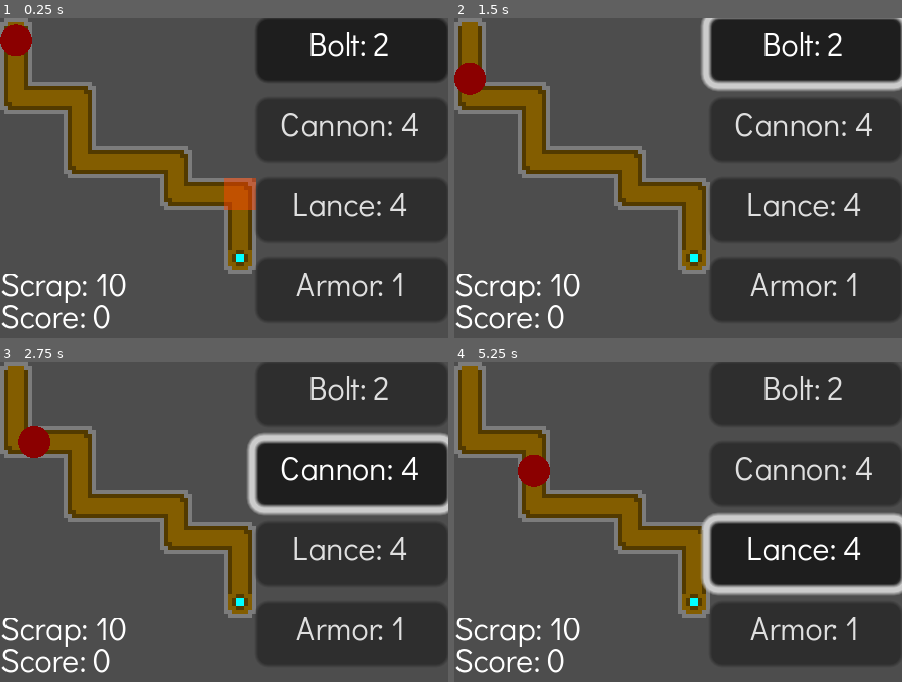
Above: before the commit, frames 1-4 (two rows, left to right).
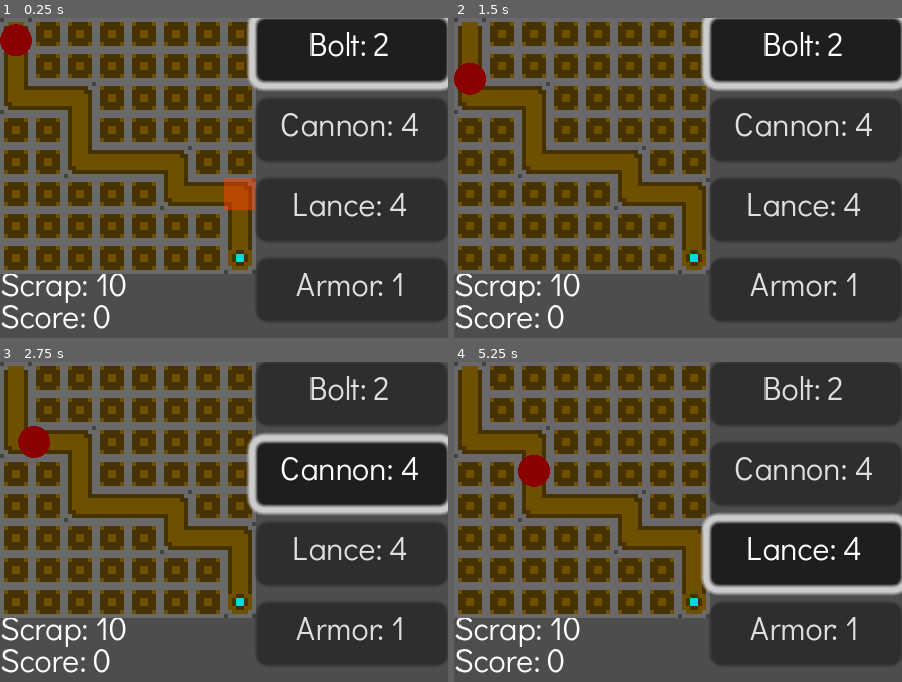
Above: after the commit, the same moments.

Repository: the-alex-g/LD53
Game: Godot game, scene res://main/main.tscn
Same seed, same stepped clock (60 frames per second), same inputs: the game is played once before the commit and once after it.
Inputs:
- Up to frame 1 (0.25 s): no input
- Up to frame 2 (1.5 s): click "Armor: 1" at 0.5 s; click "Bolt: 2" at 1.25 s
- Up to frame 3 (2.75 s): click "Cannon: 4" at 2 s
- Up to frame 4 (5.25 s): click "Lance: 4" at 2.75 s; click "Bolt: 2" at 3.5 s; click "Cannon: 4" at 4.25 s; click "Lance: 4" at 5 s

The runs differ from the first frame. In frame 1, 37% of the frame differs, in the area x 0-100%, y 0-80%; in frame 2, 35%; in frame 3, 35%; in frame 4, 35%.

Commit message:
Add map tiles and change art

Diff:
--- a/project/main/hud.gd
+++ b/project/main/hud.gd
@@ -12,6 +12,7 @@
 
 func _ready()->void:
 	_bolt_button.button_pressed = true
+	_bolt_button.grab_focus()
 
 
 func _on_main_update_scrap(value:int)->void:
--- a/project/main/main.gd
+++ b/project/main/main.gd
@@ -18,6 +18,8 @@
 	Towers.CANNON:"cannon",
 	Towers.LANCE:"lance",
 }
+# Towers.ARMOR is missing from TOWER_STRINGS
+# because it does not need a name for loading purposes.
 
 var _unit_path_points : PackedVector2Array = []
 var _can_place := false
@@ -71,8 +73,12 @@
 		_can_place = false
 
 
+func _start_game()->void:
+	for child in _enemy_path.get_children():
+		child.queue_free()
+	_enemies_created = 0
+	_towers.clear()
 
-func _start_game()->void:
 	_generate_enemy_path()
 	_create_enemy()
 	_set_score(0)
@@ -97,8 +103,10 @@
 
 	_generate_map(_unit_path_points)
 
+	var new_path := Curve2D.new()
 	for point in _unit_path_points:
-		_enemy_path.curve.add_point((point + Vector2.ONE / 2) * TILE_SIZE)
+		new_path.add_point((point + Vector2.ONE / 2) * TILE_SIZE)
+	_enemy_path.curve = new_path
 
 
 func _create_enemy(upgrades := 0)->void:
@@ -138,11 +146,21 @@
 
 
 func _enemy_reached_end()->void:
-	print("losination on your part!")
+	# blow up all the towers
+	for tower in _towers.values():
+		tower.destroy()
+		await get_tree().create_timer(0.2).timeout
+
+	_start_game()
 
 
 func _generate_map(unit_path_points:PackedVector2Array)->void:
+	_tilemap.clear()
+	for x in MAP_SIZE:
+		for y in MAP_SIZE:
+			_tilemap.set_cell(0, Vector2i(x, y), 1, Vector2i.ZERO)
 	_tilemap.set_cells_terrain_connect(0, unit_path_points, 0, 0)
+
 
 
 func _set_scrap(value:int)->void:
--- a/project/main/main.tscn
+++ b/project/main/main.tscn
@@ -1,11 +1,13 @@
-[gd_scene load_steps=8 format=3 uid="uid://rt5lxhl5ojac"]
+[gd_scene load_steps=10 format=3 uid="uid://rt5lxhl5ojac"]
 
 [ext_resource type="Script" path="res://main/main.gd" id="1_fu7l2"]
 [ext_resource type="Texture2D" uid="uid://cjr881stwr67k" path="res://main/road_tiles.png" id="2_6xq1d"]
 [ext_resource type="Texture2D" uid="uid://eb1evyv0w3kw" path="res://main/tower_placement.png" id="2_afegi"]
+[ext_resource type="Texture2D" uid="uid://dobs7ttuui7a5" path="res://main/ground_tile.png" id="3_r2tns"]
 [ext_resource type="PackedScene" uid="uid://bhl6y75dnwpbg" path="res://main/hud.tscn" id="4_d5w23"]
 
 [sub_resource type="TileSetAtlasSource" id="TileSetAtlasSource_hp3vm"]
+resource_name = "RoadTiles"
 texture = ExtResource("2_6xq1d")
 texture_region_size = Vector2i(8, 8)
 0:0/0 = 0
@@ -37,12 +39,19 @@
 1:2/0/terrains_peering_bit/bottom_side = 0
 1:2/0/terrains_peering_bit/left_side = 0
 
+[sub_resource type="TileSetAtlasSource" id="TileSetAtlasSource_4h34i"]
+resource_name = "GroundTile"
+texture = ExtResource("3_r2tns")
+texture_region_size = Vector2i(8, 8)
+0:0/0 = 0
+
 [sub_resource type="TileSet" id="TileSet_3v7if"]
 tile_size = Vector2i(8, 8)
 terrain_set_0/mode = 2
 terrain_set_0/terrain_0/name = "Terrain 0"
 terrain_set_0/terrain_0/color = Color(0, 0.423529, 0.552941, 1)
 sources/0 = SubResource("TileSetAtlasSource_hp3vm")
+sources/1 = SubResource("TileSetAtlasSource_4h34i")
 
 [sub_resource type="Curve2D" id="Curve2D_qw4mj"]
 
@@ -50,8 +59,10 @@
 script = ExtResource("1_fu7l2")
 
 [node name="TileMap" type="TileMap" parent="."]
+modulate = Color(0.85098, 0.85098, 0.85098, 1)
 tile_set = SubResource("TileSet_3v7if")
 format = 2
+layer_0/tile_data = PackedInt32Array(0, 1, 0)
 
 [node name="EnemyPath" type="Path2D" parent="."]
 curve = SubResource("Curve2D_qw4mj")
--- a/project/projectiles/projectile.tscn
+++ b/project/projectiles/projectile.tscn
@@ -1,18 +1,28 @@
-[gd_scene load_steps=7 format=3 uid="uid://b8kqrwmcs73ab"]
+[gd_scene load_steps=8 format=3 uid="uid://b8kqrwmcs73ab"]
 
 [ext_resource type="Script" path="res://projectiles/projectile.gd" id="1_atv7k"]
-[ext_resource type="Texture2D" uid="uid://dfe22v17qg355" path="res://projectiles/bolt.png" id="2_jhjax"]
-[ext_resource type="Texture2D" uid="uid://btrbsmvluxdhm" path="res://projectiles/cannonball.png" id="3_y5b5q"]
-[ext_resource type="Texture2D" uid="uid://dh7hoyq7ulvit" path="res://projectiles/lance.png" id="4_p6puk"]
+[ext_resource type="Texture2D" uid="uid://dqxt4kja520ac" path="res://projectiles/projectile.png" id="2_4j723"]
 
 [sub_resource type="CircleShape2D" id="CircleShape2D_5gkdh"]
 radius = 2.0
+
+[sub_resource type="AtlasTexture" id="AtlasTexture_c4j0t"]
+atlas = ExtResource("2_4j723")
+region = Rect2(0, 0, 2, 2)
+
+[sub_resource type="AtlasTexture" id="AtlasTexture_d0ilr"]
+atlas = ExtResource("2_4j723")
+region = Rect2(2, 0, 2, 2)
+
+[sub_resource type="AtlasTexture" id="AtlasTexture_vqfno"]
+atlas = ExtResource("2_4j723")
+region = Rect2(0, 2, 2, 2)
 
 [sub_resource type="SpriteFrames" id="SpriteFrames_ejfhv"]
 animations = [{
 "frames": [{
 "duration": 1.0,
-"texture": ExtResource("2_jhjax")
+"texture": SubResource("AtlasTexture_c4j0t")
 }],
 "loop": true,
 "name": &"bolt",
@@ -20,7 +30,7 @@
 }, {
 "frames": [{
 "duration": 1.0,
-"texture": ExtResource("3_y5b5q")
+"texture": SubResource("AtlasTexture_d0ilr")
 }],
 "loop": true,
 "name": &"cannon",
@@ -28,7 +38,7 @@
 }, {
 "frames": [{
 "duration": 1.0,
-"texture": ExtResource("4_p6puk")
+"texture": SubResource("AtlasTexture_vqfno")
 }],
 "loop": true,
 "name": &"lance",
@@ -45,4 +55,4 @@
 
 [node name="Sprite" type="AnimatedSprite2D" parent="."]
 sprite_frames = SubResource("SpriteFrames_ejfhv")
-animation = &"cannon"
+animation = &"bolt"
--- a/project/tower/bolt_tower.tscn
+++ b/project/tower/bolt_tower.tscn
@@ -1,37 +1,50 @@
-[gd_scene load_steps=8 format=3 uid="uid://cxsswh67asvyi"]
+[gd_scene load_steps=10 format=3 uid="uid://cxsswh67asvyi"]
 
 [ext_resource type="Script" path="res://tower/tower.gd" id="1_2yi5r"]
 [ext_resource type="Texture2D" uid="uid://phkadqksb2yh" path="res://tower/tower_base.png" id="2_6vs4u"]
+[ext_resource type="Texture2D" uid="uid://jfj3e1c74bln" path="res://tower/tower_armor.png" id="3_50hef"]
 
 [sub_resource type="CircleShape2D" id="CircleShape2D_28s37"]
 radius = 4.0
 
 [sub_resource type="CircleShape2D" id="CircleShape2D_3bdhl"]
 
-[sub_resource type="AtlasTexture" id="AtlasTexture_u55wb"]
+[sub_resource type="AtlasTexture" id="AtlasTexture_lml60"]
+atlas = ExtResource("2_6vs4u")
+region = Rect2(0, 0, 8, 8)
+
+[sub_resource type="AtlasTexture" id="AtlasTexture_0q05o"]
 atlas = ExtResource("2_6vs4u")
 region = Rect2(0, 8, 8, 8)
 
-[sub_resource type="AtlasTexture" id="AtlasTexture_2n423"]
+[sub_resource type="AtlasTexture" id="AtlasTexture_giq88"]
 atlas = ExtResource("2_6vs4u")
-region = Rect2(0, 0, 8, 8)
+region = Rect2(8, 0, 8, 8)
 
 [sub_resource type="SpriteFrames" id="SpriteFrames_c1w3l"]
 animations = [{
 "frames": [{
 "duration": 1.0,
-"texture": SubResource("AtlasTexture_u55wb")
+"texture": SubResource("AtlasTexture_lml60")
 }],
 "loop": true,
-"name": &"armored",
+"name": &"bolt",
 "speed": 5.0
 }, {
 "frames": [{
 "duration": 1.0,
-"texture": SubResource("AtlasTexture_2n423")
+"texture": SubResource("AtlasTexture_0q05o")
 }],
 "loop": true,
-"name": &"default",
+"name": &"cannon",
+"speed": 5.0
+}, {
+"frames": [{
+"duration": 1.0,
+"texture": SubResource("AtlasTexture_giq88")
+}],
+"loop": true,
+"name": &"lance",
 "speed": 5.0
 }]
 
@@ -52,6 +65,11 @@
 
 [node name="Base" type="AnimatedSprite2D" parent="."]
 sprite_frames = SubResource("SpriteFrames_c1w3l")
+animation = &"bolt"
+
+[node name="Armor" type="Sprite2D" parent="Base"]
+visible = false
+texture = ExtResource("3_50hef")
 
 [node name="AttackTimer" type="Timer" parent="."]
 
--- a/project/tower/tower.gd
+++ b/project/tower/tower.gd
@@ -16,6 +16,12 @@
 @onready var _range := (range_in_tiles + 0.5) * TILE_SIZE
 @onready var _attack_timer : Timer = $AttackTimer
 @onready var _collision_shape : CollisionShape2D = $AttackArea/CollisionShape2D
+@onready var _armor : Sprite2D = $Base/Armor
+@onready var _base : AnimatedSprite2D = $Base
+
+
+func _ready()->void:
+	_base.play(tower_type)
 
 
 func _process(_delta:float)->void:
@@ -46,13 +52,17 @@
 
 func armor()->void:
 	armored = true
-	$Base.play("armored")
+	_armor.visible = true
 
 
 func damage()->void:
 	if armored:
 		armored = false
-		$Base.play("default")
+		_armor.visible = false
 	else:
 		emit_signal("destroyed")
 		queue_free()
+
+
+func destroy()->void:
+	queue_free()
Binary file added: project/main/ground_tile.png
Not shown, changed: project/main/ground_tile.png.import
Binary file changed: project/main/road_tiles.png
Binary file removed: project/projectiles/bolt.png
Binary file removed: project/projectiles/cannonball.png
Binary file removed: project/projectiles/lance.png
Binary file added: project/projectiles/projectile.png
Not shown, changed: project/projectiles/projectile.png.import
Binary file added: project/tower/tower_armor.png
Not shown, changed: project/tower/tower_armor.png.import
Binary file changed: project/tower/tower_base.png
Not shown, removed: raw_files/bolt.piskel
(and 7 more such lines)
